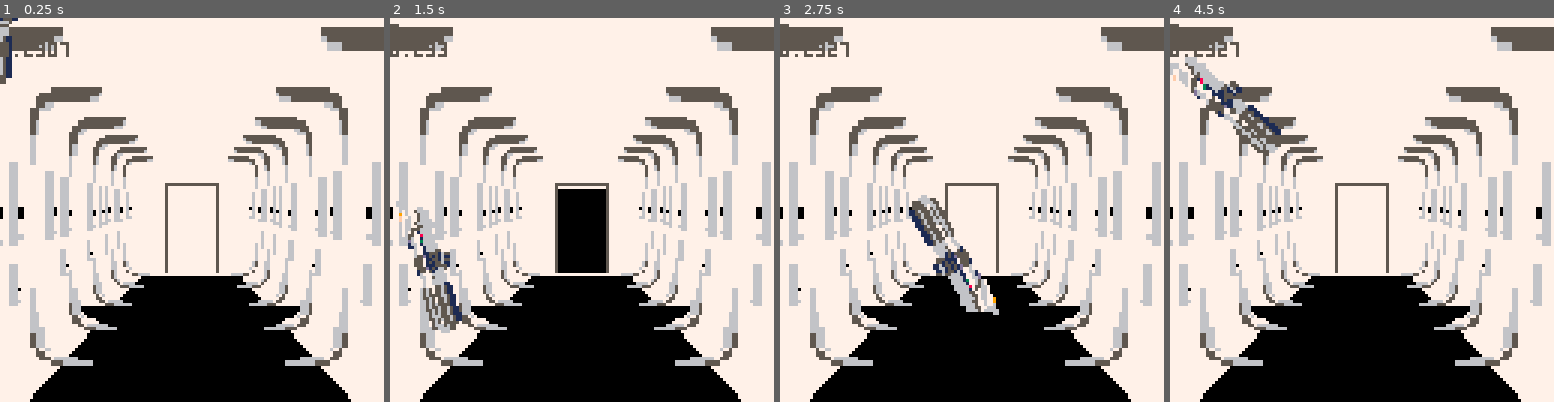
Above: before the commit, frames 1-4 (left to right).
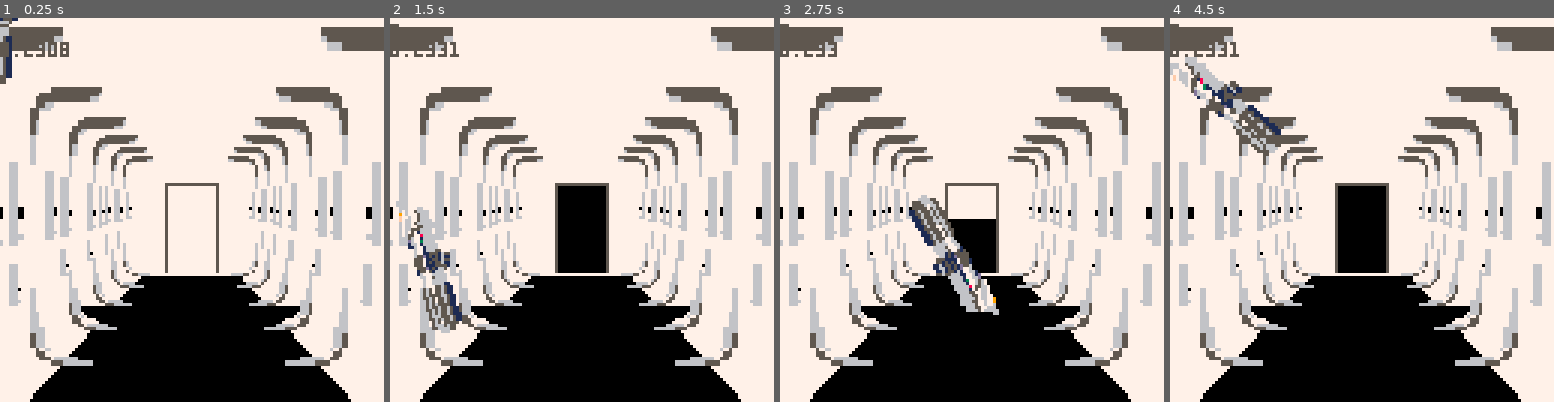
Above: after the commit, the same moments.

Repository: Chovin/Litghtsaber
Game: PICO-8 cartridge litghtsaber.p8
Same seed, same stepped clock (60 frames per second), same inputs: the game is played once before the commit and once after it.
Inputs (mouse positions are in pixels of both pictures, inside the frame that each line leads up to):
- Up to frame 1 (0.25 s): no input
- Up to frame 2 (1.5 s): tap X (X key) at 0.33, 1.07 s; click (670, 121) at 0.67 s; tap O (Z key) at 0.7 s; click (436, 267) at 1.22 s
- Up to frame 3 (2.75 s): hold Right 1.6-2.1 s; tap O (Z key) at 1.7, 2.1, 2.5 s; click (887, 114) at 1.77 s; tap X (X key) at 1.85 s; hold Up 2.15-2.42 s; click (952, 259) at 2.32 s; hold Right from 2.47 s (still down)
- Up to frame 4 (4.5 s): click (1404, 106) at 2.87 s; tap O (Z key) every 0.4 s from 2.9 to 4.1 s; tap X (X key) at 2.97, 4.08 s; release Right at 3.03 s; hold Left 3.08-3.58 s; click (1465, 256) at 3.42 s; hold Down 3.63-3.97 s; click (1231, 102) at 3.97 s; hold Right from 4.02 s (still down)

The runs differ from the first frame. In frame 1, less than 0.1% of the frame differs, in the area x 15-18%, y 7-11%; in frame 2, 0.1%; in frame 3, 1.3%; in frame 4, 2.9%, in the area x 12-57%, y 6-67%.

Commit message:
abstract door a bit so it can be controlled by enemy spawn

Diff:
--- a/litghtsaber.p8
+++ b/litghtsaber.p8
@@ -46,6 +46,11 @@
  rott = 0
  rdir = 0
  pdir = ''
+ -- map n stuff
+ door_t=1
+ door_opened=0
+
+
 end
 
 function _update()
@@ -135,6 +140,10 @@
 
  --sbr2.update(sbr2)
  sbr.update(sbr)
+
+
+ if(btnp(5))open_door()
+ update_door()
 end
 
 function _draw()
@@ -157,7 +166,6 @@
 
  doorw = 17
  doorh = 29
- door_opened = max(0,sin(t))
  if door_opened != 0 then
   rectfill(64-doorw/2, syr+4-doorh*door_opened,
             64+doorw/2, syr+4, 0)
@@ -257,6 +265,16 @@
  --sbr2.draw(sbr2)
  -- print('x: '..mx..' y: '..my..' b: '..mb,0,0,7)
  -- print('a: '..sbr.a..' da: '..sbr.da,0,8,7)
+end
+
+-- door
+function update_door()
+	door_t = min(door_t + .015, 1)
+	door_opened = -min(sin(door_t), 0)
+end
+
+function open_door()
+	door_t = 0
 end
 
 -- x, y, button
